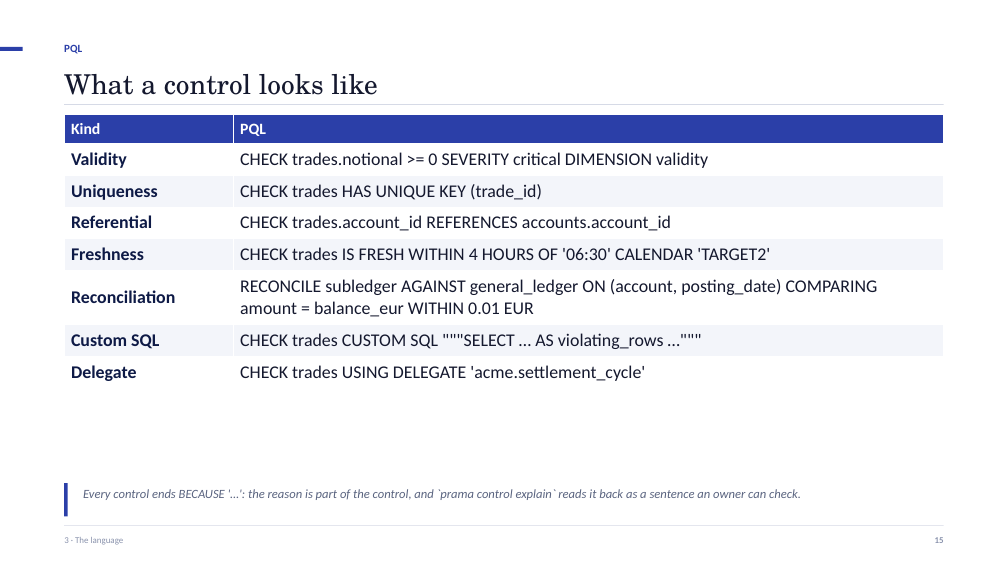
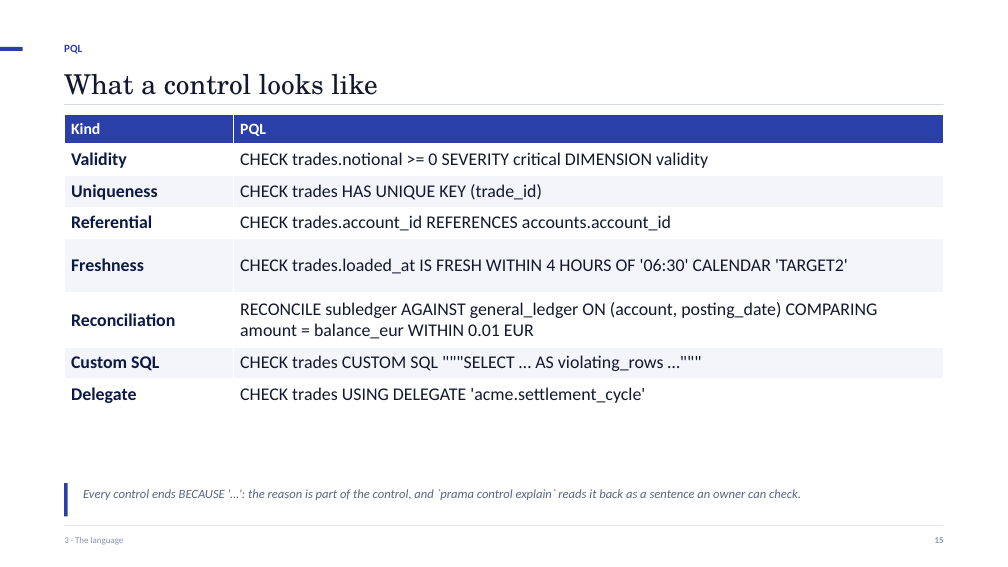
Before and after one commit to ajsinha/prama, a slide deck: slide 15 of docs/deck/Prama-Evidence-First-Data-Quality.pptx. Drawn at 1008x567 pixels with LibreOffice and Linux fonts; fonts in the diff are those of the drawing. Boxes give left, top, right and bottom in pixels: in the first picture for what was removed or moved away, otherwise in the second. Text is boxed around its words. In the diff, an @@ line names an element or a change of style, - is before the commit and + after.

```diff
--- a/docs/deck/Prama-Evidence-First-Data-Quality.pptx
+++ b/docs/deck/Prama-Evidence-First-Data-Quality.pptx
@@ table at (64, 115, 944, 411) @@
-row 5, column 2: CHECK trades IS FRESH WITHIN 4 HOURS OF '06:30' CALENDAR 'TARGET2'
+row 5, column 2: CHECK trades.loaded_at IS FRESH WITHIN 4 HOURS OF '06:30' CALENDAR 'TARGET2'
```
Also in this commit, not shown: 2 other slides changed, 57 other files.
